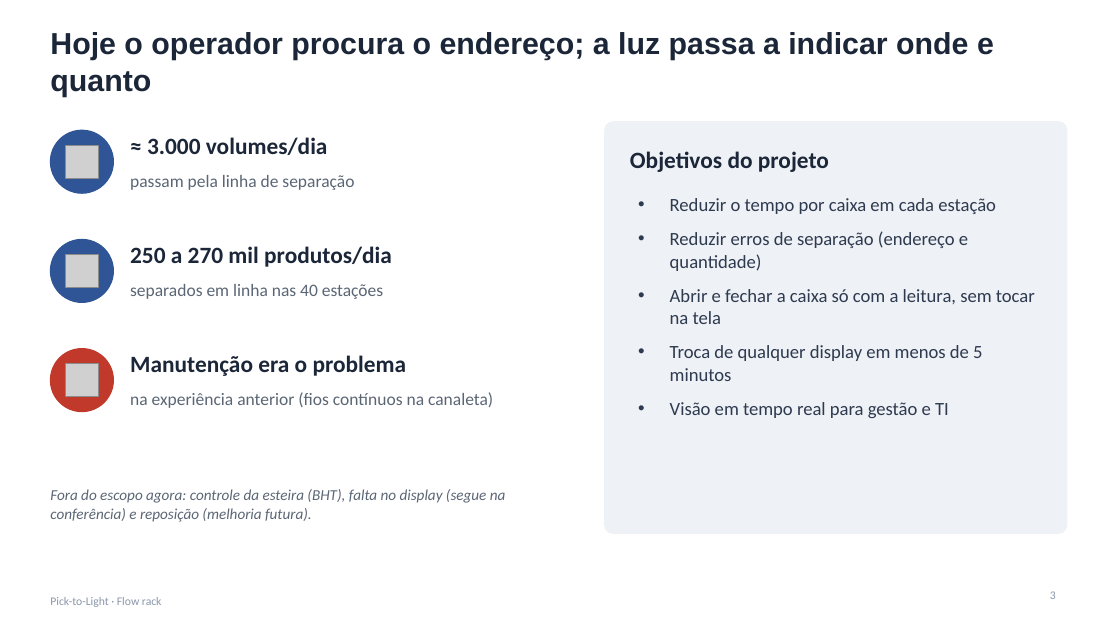
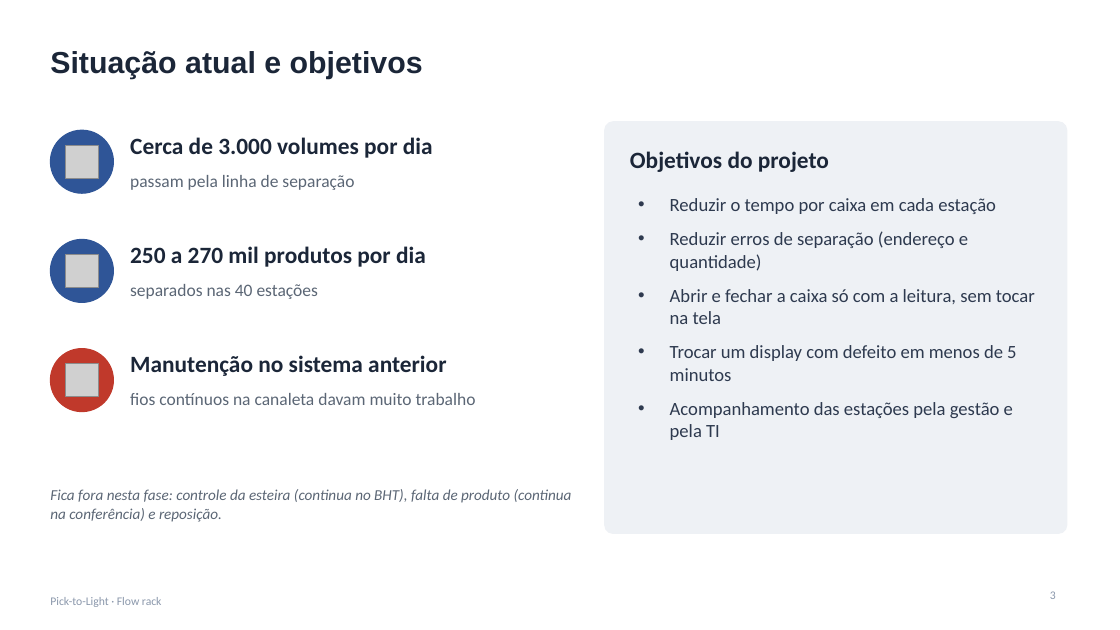
Before and after one commit to jivo88/picking_to_light, a slide deck: slide 3 of projeto/entregaveis/Apresentacao_PTL.pptx. Drawn at 1120x630 pixels with LibreOffice and Linux fonts; fonts in the diff are those of the drawing; grey boxes stand for pictures. Boxes give left, top, right and bottom in pixels: in the first picture for what was removed or moved away, otherwise in the second. Text is boxed around its words. In the diff, an @@ line names an element or a change of style, - is before the commit and + after.

```diff
--- a/projeto/entregaveis/Apresentacao_PTL.pptx
+++ b/projeto/entregaveis/Apresentacao_PTL.pptx
@@ title at (50, 51, 423, 79): text changed @@
-Hoje o operador procura o endereço; a luz passa a indicar onde e quanto
+Situação atual e objetivos
@@ text at (130, 137, 433, 158): text changed @@
-≈ 3.000 volumes/dia
+Cerca de 3.000 volumes por dia
@@ text at (130, 246, 426, 267): text changed @@
-250 a 270 mil produtos/dia
+250 a 270 mil produtos por dia
@@ text at (130, 284, 318, 299): text changed @@
-separados em linha nas 40 estações
+separados nas 40 estações
@@ text at (130, 355, 446, 376): text changed @@
-Manutenção era o problema
+Manutenção no sistema anterior
@@ text at (670, 345, 1016, 440): text changed @@
-• Troca de qualquer display em menos de 5 minutos
-• Visão em tempo real para gestão e TI
+• Trocar um display com defeito em menos de 5 minutos
+• Acompanhamento das estações pela gestão e pela TI
@@ text at (130, 393, 476, 405): text changed @@
-na experiência anterior (fios contínuos na canaleta)
+fios contínuos na canaleta davam muito trabalho
@@ text at (50, 489, 572, 522): text changed @@
-Fora do escopo agora: controle da esteira (BHT), falta no display (segue na conferência) e reposição (melhoria futura).
+Fica fora nesta fase: controle da esteira (continua no BHT), falta de produto (continua na conferência) e reposição.
```
Also in this commit, not shown: 19 other slides changed, 2 slides added, 1 slide removed, 16 other files.
